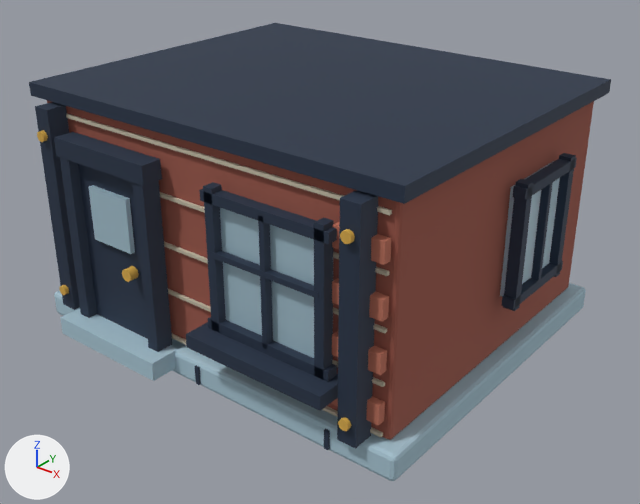
The glTF model game/art/diorama/layers/base_house_works_0.glb: old version first, new version second.
Both versions are drawn from a 50 mm camera at (0.991, -1.243, 0.904) aimed at (0.036, -0.049, 0.164). Arrows for +X, +Y and +Z are at lower left; the lights stay in place. The picture after the commit comes second. Vertices at exactly the same position are counted once.

Script lines for the objects in view, before the commit:
```python
ob_base_house_works_0_glass = bpy.data.objects.new('base_house_works_0 glass', me_base_house_works_0_plinth_007)
ob_base_house_works_0_glass.location = (0.0, 0.0, 0.0)
ob_base_house_works_0_ink = bpy.data.objects.new('base_house_works_0 ink', me_base_house_works_0_plinth_003)
ob_base_house_works_0_ink.location = (0.0, 0.0, 0.0)
ob_base_house_works_0_mist = bpy.data.objects.new('base_house_works_0 mist', me_base_house_works_0_plinth_002)
ob_base_house_works_0_mist.location = (0.0, 0.0, 0.0)
ob_base_house_works_0_mortar = bpy.data.objects.new('base_house_works_0 mortar', me_base_house_works_0_plinth_005)
ob_base_house_works_0_mortar.location = (0.0, 0.0, 0.0)
# also in view: 'base_house_works_0 clay' at (0.0, -0.331, 0.24); 'base_house_works_0 brick' at (0.0, 0.0, 0.252)
```
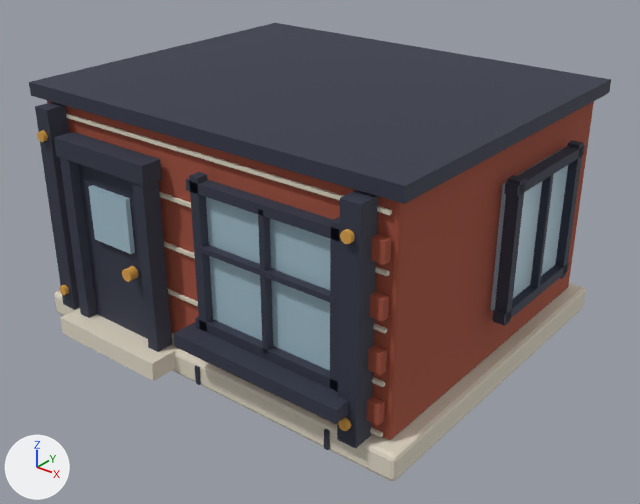
Diff of the bpy script that builds the scene:
```diff
--- a/game/art/diorama/layers/base_house_works_0.glb.py
+++ b/game/art/diorama/layers/base_house_works_0.glb.py
@@ mat_mist @@
 mat_mist = principled_material('mist')
-mat_mist.base_color = (0.386, 0.552, 0.644)  # blue #a7c4d2
+mat_mist.base_color = (0.745, 0.687, 0.565)  # pale yellow #e0d8c6
 mat_mist.roughness = 0.86
@@ me_base_house_works_0_plinth_003 @@
 me_base_house_works_0_plinth_003.from_pydata(...)  # 176 vertices, 264 faces; spans x -0.407..0.427, y -0.394..0.338, z 0.007..0.48
+# me_base_house_works_0_plinth_003 part 1: the loose piece of 8 vertices spanning x 0.051..0.069, y -0.357..-0.335, z 0.132..0.397 is scaled about its middle by (1, 1, 1.08), then moved by (-0.03, 0.0, 0.0)
+# me_base_house_works_0_plinth_003 part 2: the loose piece of 8 vertices spanning x 0.271..0.289, y -0.357..-0.335, z 0.132..0.397 is scaled about its middle by (1, 1, 1.08), then moved by (0.03, 0.0, 0.0)
+# me_base_house_works_0_plinth_003 part 3: the loose piece of 8 vertices spanning x 0.043..0.298, y -0.357..-0.335, z 0.141..0.159 is scaled about its middle by (1.24, 1, 1), then moved by (0.0, 0.0, -0.01)
+# me_base_house_works_0_plinth_003 part 4: the loose piece of 8 vertices spanning x 0.043..0.298, y -0.357..-0.335, z 0.371..0.389 is scaled about its middle by (1.24, 1, 1), then moved by (0.0, 0.0, 0.01)
+# me_base_house_works_0_plinth_003 part 5: the loose piece of 8 vertices spanning x 0.06..0.28, y -0.358..-0.344, z 0.278..0.288 is scaled about its middle by (1.27, 1, 1), then moved by (0.0, 0.0, 0.002)
+# me_base_house_works_0_plinth_003 part 6: the loose piece of 8 vertices spanning x 0.028..0.312, y -0.394..-0.329, z 0.116..0.141 is scaled about its middle by (1.21, 1, 1), then moved by (0.0, 0.0, -0.01)
+# me_base_house_works_0_plinth_003 part 7: the loose piece of 8 vertices spanning x 0.405..0.427, y -0.009..0.009, z 0.155..0.385 is scaled about its middle by (1, 1, 1.13), then moved by (0.0, -0.03, 0.0)
+# me_base_house_works_0_plinth_003 part 8: the loose piece of 8 vertices spanning x 0.405..0.427, y 0.151..0.169, z 0.155..0.385 is scaled about its middle by (1, 1, 1.13), then moved by (0.0, 0.03, 0.0)
+# me_base_house_works_0_plinth_003 part 9: the loose piece of 8 vertices spanning x 0.405..0.427, y -0.015..0.175, z 0.161..0.179 is scaled about its middle by (1, 1.32, 1), then moved by (0.0, 0.0, -0.015)
+# me_base_house_works_0_plinth_003 part 10: the loose piece of 8 vertices spanning x 0.405..0.427, y -0.015..0.175, z 0.361..0.379 is scaled about its middle by (1, 1.32, 1), then moved by (0.0, 0.0, 0.015)
 me_base_house_works_0_plinth_003.materials.append(mat_ink)
@@ me_base_house_works_0_plinth_007 @@
-me_base_house_works_0_plinth_007.from_pydata(...)  # 24 vertices, 36 faces; spans x -0.239..0.411, y -0.358..0.16, z 0.15..0.38
+me_base_house_works_0_plinth_007.from_pydata(...)  # 24 vertices, 36 faces; spans x -0.239..0.411, y -0.358..0.19, z 0.14..0.39
+# me_base_house_works_0_plinth_007 part 11: the loose piece of 8 vertices spanning x 0.06..0.28, y -0.341..-0.323, z 0.15..0.38 is scaled about its middle by (1.27, 1, 1.09)
+# me_base_house_works_0_plinth_007 part 12: the loose piece of 8 vertices spanning x 0.393..0.411, y 0.0..0.16, z 0.17..0.37 is scaled about its middle by (1, 1.38, 1.15)
 me_base_house_works_0_plinth_007.materials.append(mat_glass)
```

Changed parts and their boxes (x1, y1, x2, y2) in the pictures (640 x 504 px; the box of a moved part takes in the faces that stretch with it):
'base_house_works_0 glass', reshaped (13% taller)
    before: (89, 161, 560, 358)
    after: (89, 148, 568, 371)
'base_house_works_0 mist', recoloured (blue to pale yellow)
    both: (54, 283, 586, 481)
part 1 of me_base_house_works_0_plinth_003, moved or reshaped
    before: (203, 182, 226, 333)
    after: (189, 172, 213, 332)
part 2 of me_base_house_works_0_plinth_003, moved or reshaped
    before: (314, 217, 334, 380)
    after: (330, 217, 340, 392)
part 3 of me_base_house_works_0_plinth_003, moved or reshaped
    before: (208, 317, 337, 382)
    after: (195, 316, 338, 392)
part 4 of me_base_house_works_0_plinth_003, moved or reshaped
    before: (199, 189, 337, 244)
    after: (186, 179, 339, 241)
part 5 of me_base_house_works_0_plinth_003, moved or reshaped
    before: (211, 250, 319, 299)
    after: (197, 244, 335, 304)
part 6 of me_base_house_works_0_plinth_003, moved or reshaped
    before: (186, 322, 338, 411)
    after: (174, 322, 348, 424)
part 7 of me_base_house_works_0_plinth_003, moved or reshaped
    before: (503, 179, 533, 311)
    after: (494, 175, 526, 326)
part 8 of me_base_house_works_0_plinth_003, moved or reshaped
    before: (549, 153, 576, 277)
    after: (555, 140, 584, 279)
part 9 of me_base_house_works_0_plinth_003, moved or reshaped
    before: (501, 261, 563, 309)
    after: (492, 262, 569, 324)
part 10 of me_base_house_works_0_plinth_003, moved or reshaped
    before: (513, 157, 577, 200)
    after: (504, 145, 585, 197)
part 11 of me_base_house_works_0_plinth_007, moved or reshaped
    before: (220, 208, 314, 358)
    after: (206, 197, 331, 371)
part 12 of me_base_house_works_0_plinth_007, moved or reshaped
    before: (500, 161, 560, 296)
    after: (491, 148, 568, 311)
